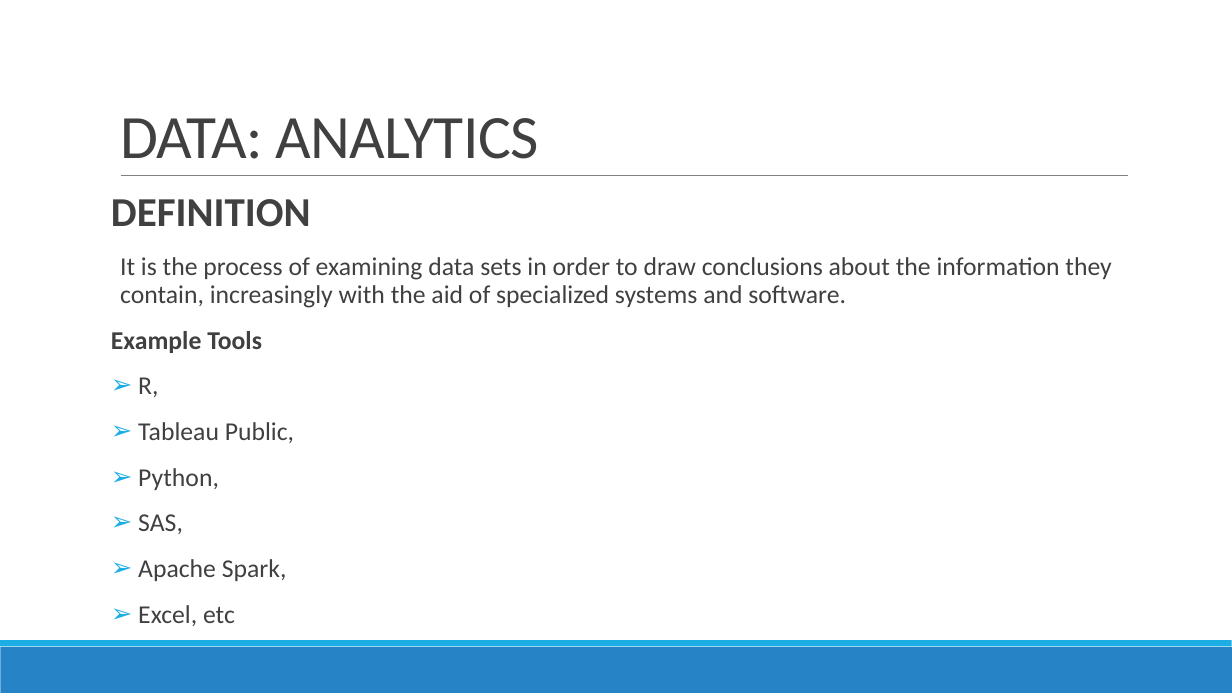
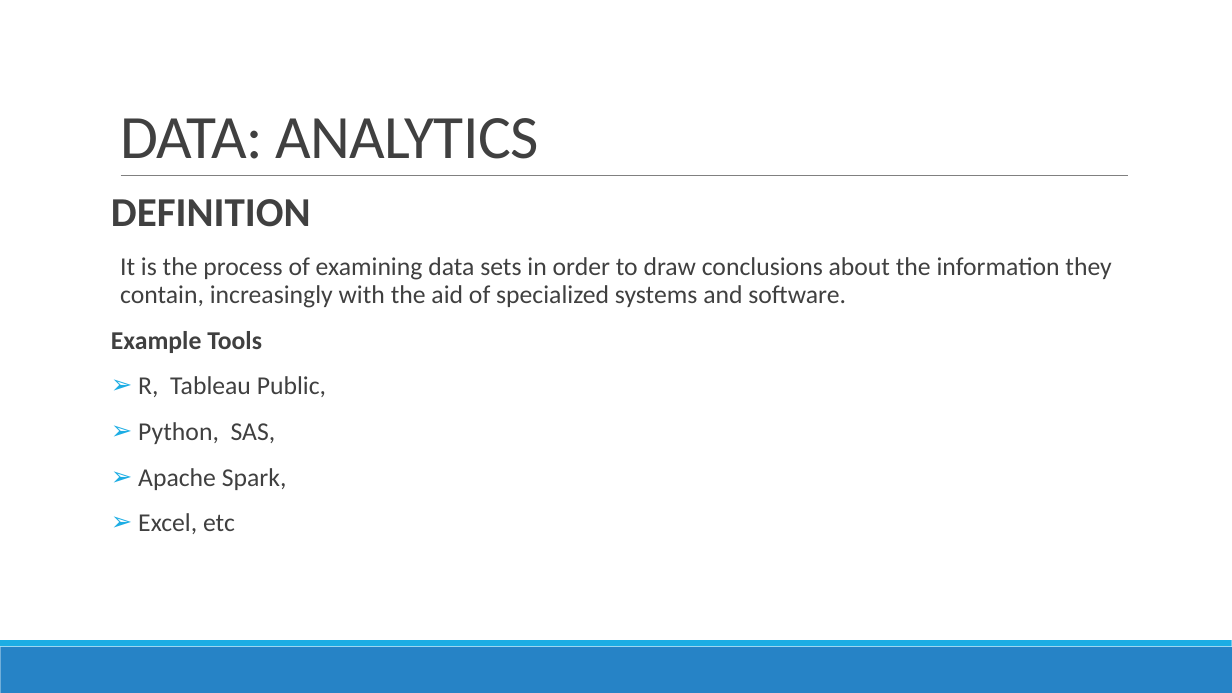
Before and after one commit to DistributedSystems-Fall2018-NEDUET/project-dist_sys, a slide deck: slide 12 of Project Interim Submission/Generic DS Framework.pptx. Drawn at 1232x693 pixels with LibreOffice and Linux fonts; fonts in the diff are those of the drawing. Boxes give left, top, right and bottom in pixels: in the first picture for what was removed or moved away, otherwise in the second. Text is boxed around its words. In the diff, an @@ line names an element or a change of style, - is before the commit and + after.

Commit message:
updated content
updated content of Data section

```diff
--- a/Project Interim Submission/Generic DS Framework.pptx
+++ b/Project Interim Submission/Generic DS Framework.pptx
@@ text at (138,376,326,444): text changed @@
-➢ R,
-➢ Tableau Public,
-➢ Python,
-➢ SAS,
+➢ R, Tableau Public,
+➢ Python, SAS,
```
